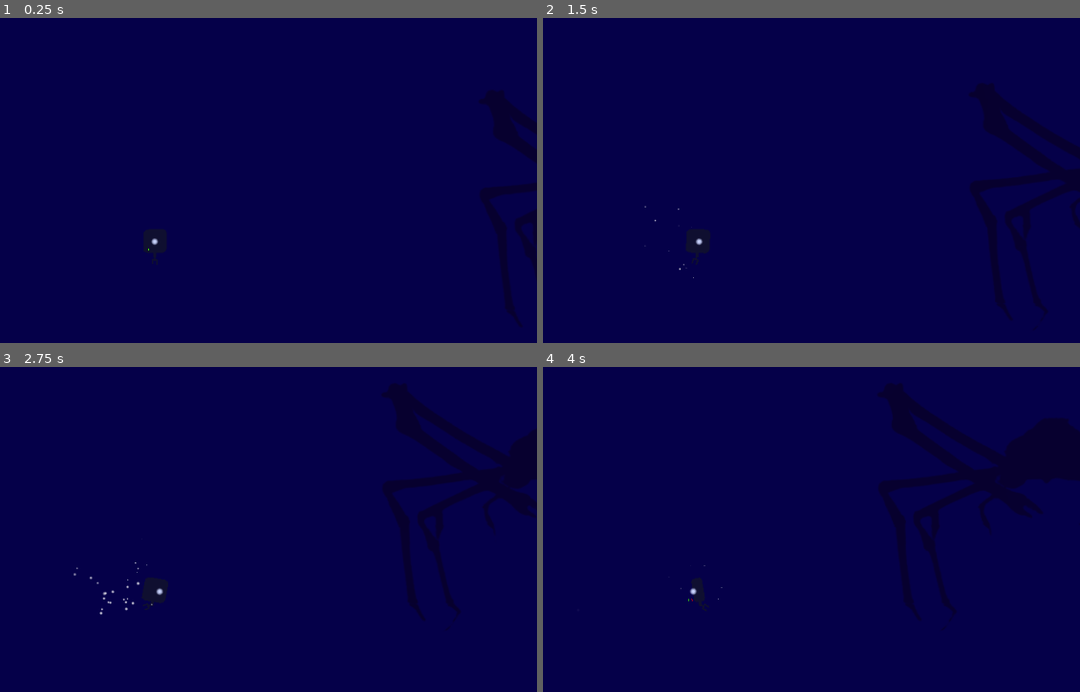
Above: before the commit, frames 1-4 (two rows, left to right).
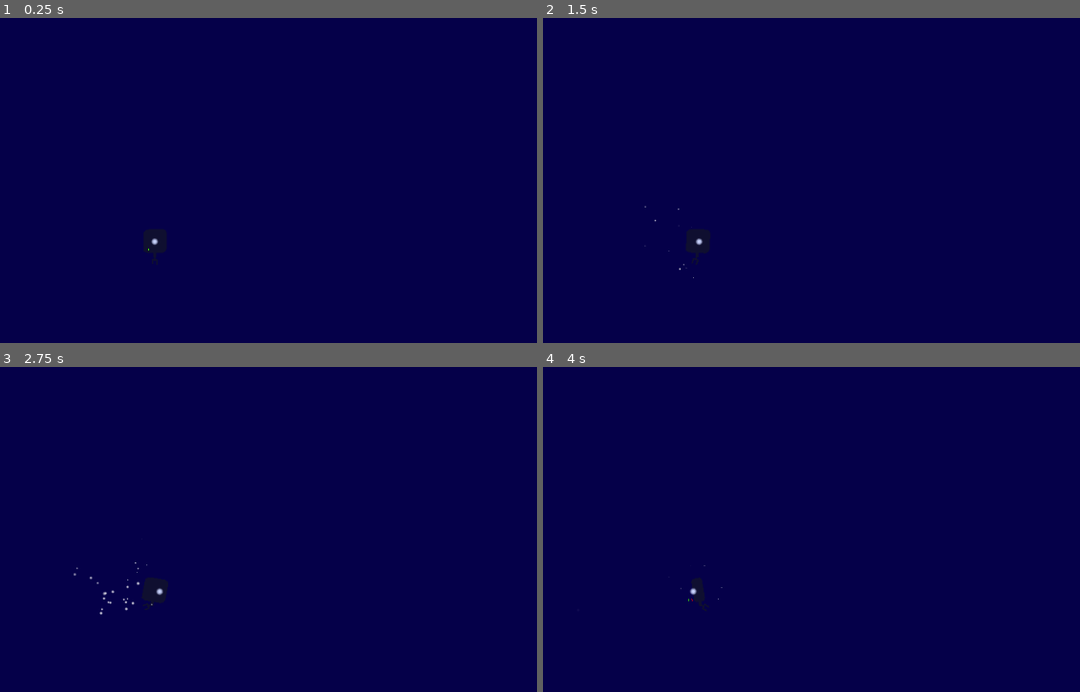
Above: after the commit, the same moments.

Repository: JakobSchauser/boyancy_game
Game: Godot game, scene res://map.tscn
Same seed, same stepped clock (60 frames per second), same inputs: the game is played once before the commit and once after it. This scene is started directly instead of the project's main scene. The engine's default icon, where the game draws it, is replaced by a stand-in: a white triangle on a blue panel in a dark square.
Inputs:
- Up to frame 1 (0.25 s): no input
- Up to frame 2 (1.5 s): tap Enter at 0.5 s; hold Right (ui_right) 0.53-1.28 s; hold Down (ui_down) from 1.28 s (still down)
- Up to frame 3 (2.75 s): release Down (ui_down) at 2.03 s; hold Right (ui_right) from 2.03 s (still down)
- Up to frame 4 (4 s): release Right (ui_right) at 3.53 s; hold Left (ui_left) from 3.53 s (still down)

The runs differ from the first frame. In frame 1, 1.8% of the frame differs, in the area x 89-100%, y 22-95%; in frame 2, 3.0%; in frame 3, 4.4%; in frame 4, 6.0%, in the area x 62-100%, y 5-78%.

Commit message:
made more on lvlvs

Diff:
--- /dev/null
+++ b/G.gd
@@ -0,0 +1,5 @@
+extends Node
+
+
+var num_pickups = 0
+var total_pickups = 10
--- a/map.tscn
+++ b/map.tscn
@@ -1,10 +1,11 @@
-[gd_scene load_steps=9 format=2]
+[gd_scene load_steps=10 format=2]
 
 [ext_resource path="res://player.tscn" type="PackedScene" id=1]
 [ext_resource path="res://breather.tscn" type="PackedScene" id=2]
 [ext_resource path="res://font.tres" type="DynamicFont" id=3]
 [ext_resource path="res://sillouette.gdshader" type="Shader" id=4]
 [ext_resource path="res://crab.png" type="Texture" id=5]
+[ext_resource path="res://pickup.tscn" type="PackedScene" id=6]
 
 [sub_resource type="RectangleShape2D" id=1]
 extents = Vector2( 256, 32 )
@@ -161,6 +162,18 @@
 position = Vector2( 4736, -2304 )
 shape = SubResource( 1 )
 
+[node name="CollisionShape2D57" type="CollisionShape2D" parent="walls"]
+position = Vector2( 4736, -3200 )
+shape = SubResource( 1 )
+
+[node name="CollisionShape2D59" type="CollisionShape2D" parent="walls"]
+position = Vector2( 5056, -4544 )
+shape = SubResource( 1 )
+
+[node name="CollisionShape2D58" type="CollisionShape2D" parent="walls"]
+position = Vector2( 4224, -3200 )
+shape = SubResource( 1 )
+
 [node name="CollisionShape2D7" type="CollisionShape2D" parent="walls"]
 position = Vector2( 1280, 1216 )
 shape = SubResource( 1 )
@@ -397,6 +410,62 @@
 position = Vector2( 2560, -2112 )
 shape = SubResource( 2 )
 
+[node name="vertical41" type="CollisionShape2D" parent="walls"]
+position = Vector2( 5376, -2560 )
+shape = SubResource( 2 )
+
+[node name="vertical45" type="CollisionShape2D" parent="walls"]
+position = Vector2( 4992, -2496 )
+shape = SubResource( 2 )
+
+[node name="vertical46" type="CollisionShape2D" parent="walls"]
+position = Vector2( 4992, -2752 )
+shape = SubResource( 2 )
+
+[node name="vertical55" type="CollisionShape2D" parent="walls"]
+position = Vector2( 4416, -2496 )
+shape = SubResource( 2 )
+
+[node name="vertical56" type="CollisionShape2D" parent="walls"]
+position = Vector2( 4416, -2752 )
+shape = SubResource( 2 )
+
+[node name="vertical44" type="CollisionShape2D" parent="walls"]
+position = Vector2( 5376, -3008 )
+shape = SubResource( 2 )
+
+[node name="vertical53" type="CollisionShape2D" parent="walls"]
+position = Vector2( 4800, -2688 )
+shape = SubResource( 2 )
+
+[node name="vertical54" type="CollisionShape2D" parent="walls"]
+position = Vector2( 4800, -3136 )
+shape = SubResource( 2 )
+
+[node name="vertical47" type="CollisionShape2D" parent="walls"]
+position = Vector2( 4992, -3392 )
+shape = SubResource( 2 )
+
+[node name="vertical48" type="CollisionShape2D" parent="walls"]
+position = Vector2( 5056, -3840 )
+shape = SubResource( 2 )
+
+[node name="vertical49" type="CollisionShape2D" parent="walls"]
+position = Vector2( 5376, -3392 )
+shape = SubResource( 2 )
+
+[node name="vertical50" type="CollisionShape2D" parent="walls"]
+position = Vector2( 5120, -4288 )
+shape = SubResource( 2 )
+
+[node name="vertical51" type="CollisionShape2D" parent="walls"]
+position = Vector2( 5312, -4288 )
+shape = SubResource( 2 )
+
+[node name="vertical52" type="CollisionShape2D" parent="walls"]
+position = Vector2( 5312, -3840 )
+shape = SubResource( 2 )
+
 [node name="vertical12" type="CollisionShape2D" parent="walls"]
 position = Vector2( 2816, 576 )
 shape = SubResource( 2 )
@@ -406,7 +475,7 @@
 shape = SubResource( 2 )
 
 [node name="player" parent="." instance=ExtResource( 1 )]
-position = Vector2( 5632, -1920 )
+position = Vector2( 320, 256 )
 
 [node name="breather" parent="." instance=ExtResource( 2 )]
 position = Vector2( 1920, 1088 )
@@ -416,6 +485,9 @@
 
 [node name="breather5" parent="." instance=ExtResource( 2 )]
 position = Vector2( 5888, -384 )
+
+[node name="breather6" parent="." instance=ExtResource( 2 )]
+position = Vector2( 4480, -2368 )
 
 [node name="breather3" parent="." instance=ExtResource( 2 )]
 position = Vector2( 3008, 256 )
@@ -465,3 +537,12 @@
 position = Vector2( 6336, -1984 )
 scale = Vector2( 1.112, 0.939087 )
 texture = ExtResource( 5 )
+
+[node name="pickup" parent="." instance=ExtResource( 6 )]
+position = Vector2( 4992, -1408 )
+
+[node name="pickup3" parent="." instance=ExtResource( 6 )]
+position = Vector2( 5215, -4445 )
+
+[node name="pickup2" parent="." instance=ExtResource( 6 )]
+position = Vector2( 6592, -448 )
--- /dev/null
+++ b/pickup.gd
@@ -0,0 +1,23 @@
+extends Area2D
+
+
+# Declare member variables here. Examples:
+# var a = 2
+# var b = "text"
+
+
+# Called when the node enters the scene tree for the first time.
+func _ready():
+	# connect onbodyentered signal to the function on_body_entered
+	connect("body_entered", self, "on_body_entered")
+
+
+
+func on_body_entered(body):
+	# if the body is the player, then call the function on_player_entered
+	if body.is_in_group("player"):
+		$CollisionShape2D.queue_free()
+		$Sprite.queue_free()
+		G.num_pickups += 1
+		$txt.text = str(G.num_pickups) + " of " + str(G.total_pickups) + " pieces found"
+		$txt.show()
--- /dev/null
+++ b/pickup.tscn
@@ -0,0 +1,28 @@
+[gd_scene load_steps=5 format=2]
+
+[ext_resource path="res://pickup.gd" type="Script" id=1]
+[ext_resource path="res://font.tres" type="DynamicFont" id=2]
+[ext_resource path="res://icon.png" type="Texture" id=3]
+
+[sub_resource type="CircleShape2D" id=4]
+radius = 64.0
+
+[node name="pickup" type="Area2D"]
+position = Vector2( 704, 320 )
+script = ExtResource( 1 )
+
+[node name="txt" type="Label" parent="."]
+visible = false
+margin_left = -128.0
+margin_top = -128.0
+margin_right = 1925.0
+margin_bottom = 604.0
+rect_scale = Vector2( 0.2, 0.2 )
+custom_fonts/font = ExtResource( 2 )
+text = "N of M pieces found"
+
+[node name="CollisionShape2D" type="CollisionShape2D" parent="."]
+shape = SubResource( 4 )
+
+[node name="Sprite" type="Sprite" parent="."]
+texture = ExtResource( 3 )
--- a/project.godot
+++ b/project.godot
@@ -14,6 +14,10 @@
 run/main_scene="res://world.tscn"
 config/icon="res://icon.png"
 
+[autoload]
+
+G="*res://G.gd"
+
 [physics]
 
 common/enable_pause_aware_picking=true
--- a/world.tscn
+++ b/world.tscn
@@ -111,7 +111,7 @@
 scale = Vector2( 0.671144, 0.695727 )
 texture = ExtResource( 8 )
 
-[node name="player" parent="." groups=["player"] instance=ExtResource( 1 )]
+[node name="player" parent="." instance=ExtResource( 1 )]
 position = Vector2( 92, 64 )
 
 [node name="Light2D" type="Light2D" parent="player"]
Not shown, changed: TODO.txt
Not shown, added: rect.png.import
Not shown, added: rect_soft.png.import
